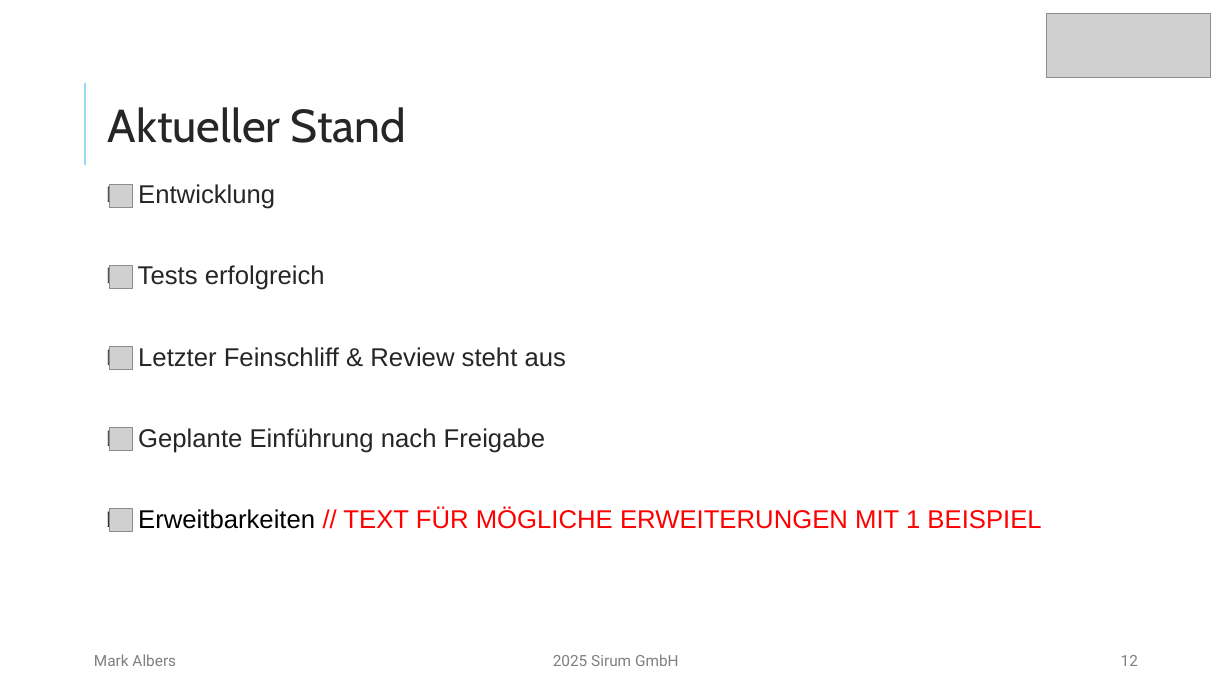
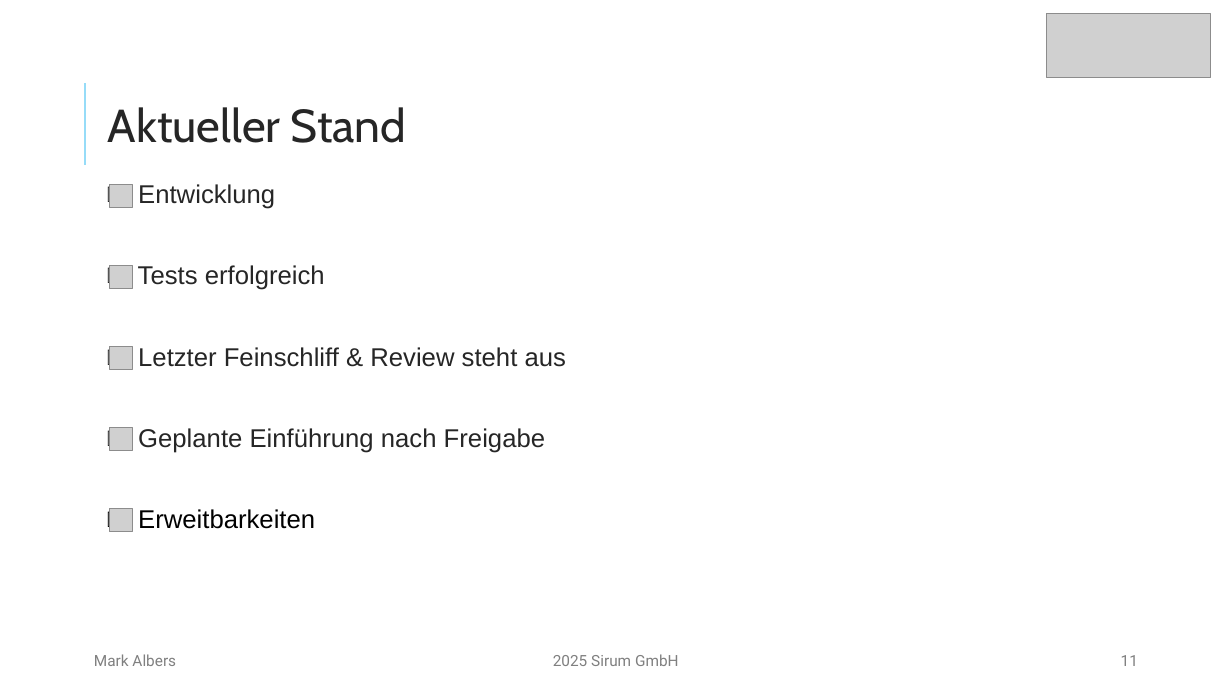
Before and after one commit to mork02/IHK-Projekt, a slide deck: slide 11 of Präsentation/Entwicklung eines Odoo-Moduls zur ZIP-komprimierten Dateiverwaltung im Dokumentenmanagementsystem.pptx (slide 12 before the commit). Drawn at 1232x693 pixels with LibreOffice and Linux fonts; fonts in the diff are those of the drawing; grey boxes stand for pictures. Boxes give left, top, right and bottom in pixels: in the first picture for what was removed or moved away, otherwise in the second. Text is boxed around its words. In the diff, an @@ line names an element or a change of style, - is before the commit and + after.

```diff
--- a/Präsentation/Entwicklung eines Odoo-Moduls zur ZIP-komprimierten Dateiverwaltung im Dokumentenmanagementsystem.pptx
+++ b/Präsentation/Entwicklung eines Odoo-Moduls zur ZIP-komprimierten Dateiverwaltung im Dokumentenmanagementsystem.pptx
@@ text at [138,509,315,529]: text changed; text colour #FF0000 to #000000 @@
-□ Erweitbarkeiten // TEXT FÜR MÖGLICHE ERWEITERUNGEN MIT 1 BEISPIEL
+□ Erweitbarkeiten
@@ page number at [1121,655,1138,666]: text changed @@
-12
+11
```
Also in this commit, not shown: 5 other slides changed, 1 slide removed, 1 other file.
